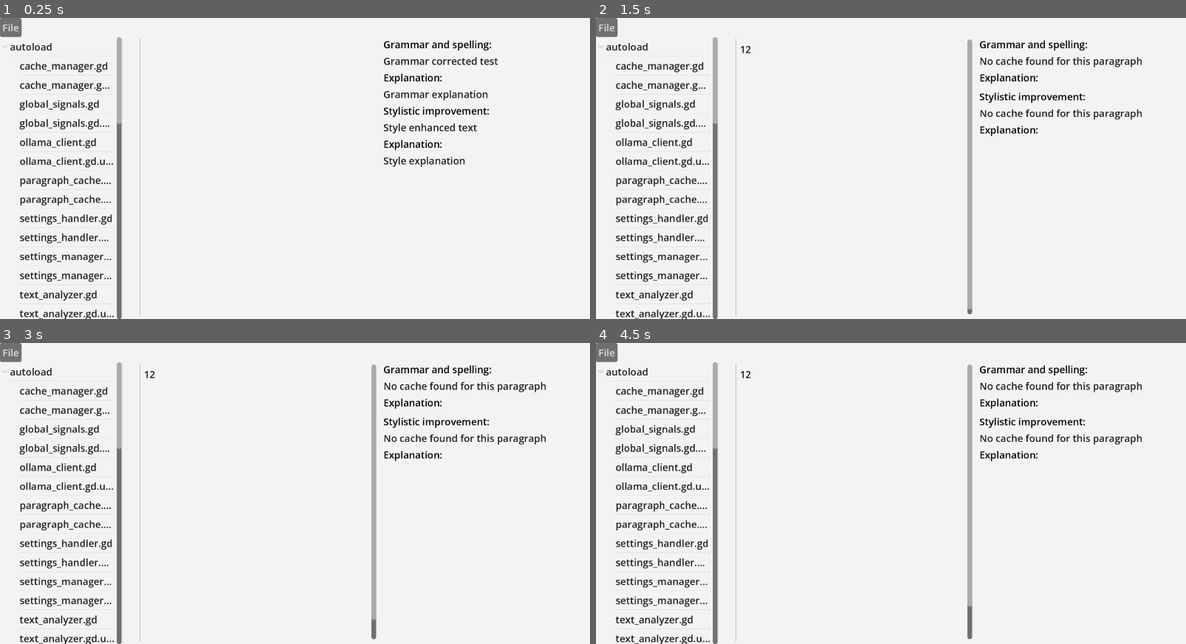
Above: before the commit, frames 1-4 (two rows, left to right).
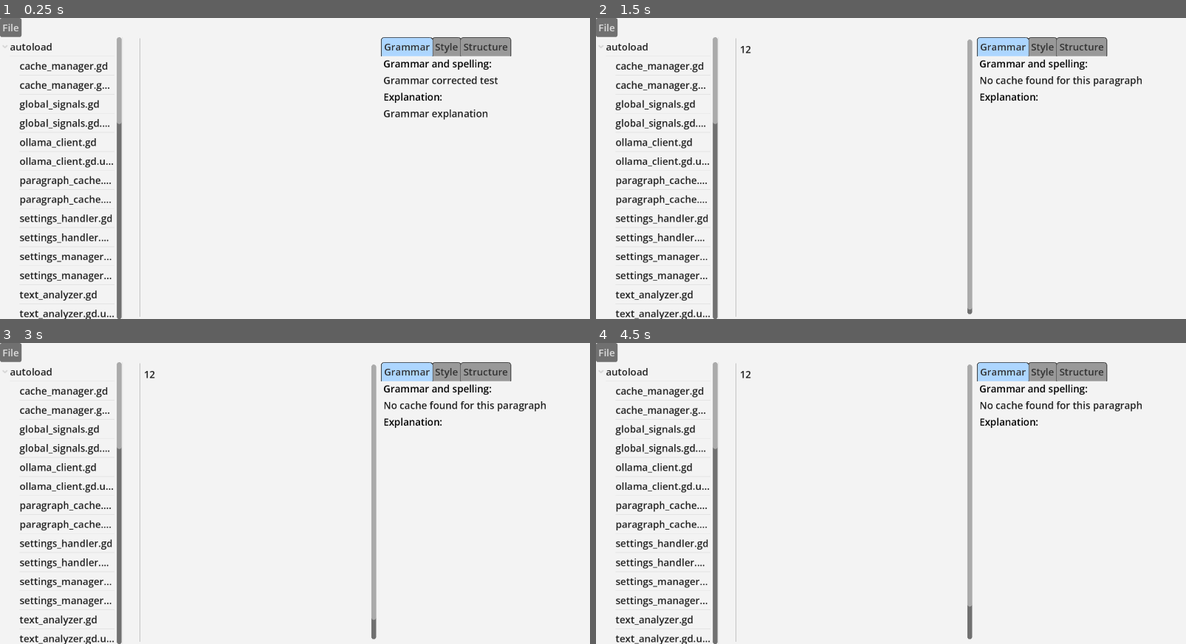
Above: after the commit, the same moments.

Repository: olafjanssen/snorfeld
Game: Godot game, scene res://scenes/editor.tscn
Same seed, same stepped clock (60 frames per second), same inputs: the game is played once before the commit and once after it.
Inputs (mouse positions are in pixels of both pictures, inside the frame that each line leads up to):
- Up to frame 1 (0.25 s): no input
- Up to frame 2 (1.5 s): click (855, 177) at 0.52 s; type "12" at 0.6 s; tap Enter at 1.25 s
- Up to frame 3 (3 s): tap Space at 2 s; tap Enter at 2.75 s
- Up to frame 4 (4.5 s): tap Space at 3.5 s; tap Enter at 4.25 s

The runs differ from the first frame. In frame 1, 3.2% of the frame differs, in the area x 64-87%, y 6-50%; in frame 2, 3.0%; in frame 3, 3.0%; in frame 4, 3.0%.

Commit message:
Add structural tips and tabbed container (looks fugly though)

Diff:
--- a/autoload/paragraph_cache.gd
+++ b/autoload/paragraph_cache.gd
@@ -32,6 +32,7 @@
 		# Only create if it doesn't exist
 		if not _file_exists(cache_file_path):
 			print("[ParagraphCache] Queuing paragraph (hash: %s, length: %d chars)" % [paragraph_hash, paragraph.length()])
+			# Pass file_content as full_chapter for structure analysis
 			_queue_task(cache_path, paragraph_hash, paragraph, file_content)
 			queued_count += 1
 		else:
@@ -126,6 +127,8 @@
 	var grammar_result = await TextAnalyzer.analyze_grammar(paragraph, context_before, context_after)
 	# Use TextAnalyzer to get stylistic improvements with context
 	var style_result = await TextAnalyzer.analyze_style(paragraph, context_before, context_after)
+	# Use TextAnalyzer to get structural suggestions with full chapter context
+	var structure_result = await TextAnalyzer.analyze_structure(paragraph, context_before, context_after, file_content)
 
 	# Write cache file with original, grouped analysis results
 	var file := FileAccess.open(path, FileAccess.WRITE)
@@ -142,6 +145,10 @@
 				"style": {
 					"enhanced": style_result.get("enhanced", paragraph),
 					"explanation": style_result.get("explanation", "")
+				},
+				"structure": {
+					"suggestion": structure_result.get("suggestion", ""),
+					"explanation": structure_result.get("explanation", "")
 				}
 			},
 			"llm_model": grammar_result.get("model", "unknown"),
--- a/autoload/text_analyzer.gd
+++ b/autoload/text_analyzer.gd
@@ -132,6 +132,68 @@
 	return " ".join(result_words)
 
 
+# Analyzes text for structural/plot/pacing enhancements
+func analyze_structure(paragraph: String, context_before: String = "", context_after: String = "", full_chapter: String = "") -> Dictionary:
+	print("[TextAnalyzer] Generating structure LLM response for paragraph...")
+	# Build context - use full chapter if available, otherwise use before/after
+	var context := ""
+	if full_chapter.length() > 0:
+		# Use full chapter as context, trimmed to reasonable size
+		context = "Full chapter context:\n%s...\n\n" % _get_words(full_chapter, 500)
+	elif context_before.length() > 0 or context_after.length() > 0:
+		# Fall back to before/after context
+		var before_words := _get_words(context_before, 200)
+		var after_words := _get_words(context_after, 200)
+		context = "Surrounding text context:\n%s... %s...\n\n" % [before_words, after_words]
+
+	# Call Ollama to get structural suggestions
+	var prompt := """
+You are a helpful writing assistant specializing in story structure. Analyze the following text and provide:
+1. A rewrite for this paragraph to improve plot, pacing, or structural flow
+2. A brief explanation of how this suggestion enhances the narrative
+
+%sText to analyze:
+%s
+
+Respond with a JSON object containing 'suggestion' and 'explanation' fields:
+{
+  "suggestion": "[structural suggestion]",
+  "explanation": "[brief explanation of the structural improvement]"
+}
+""" % [context, paragraph]
+
+	print("[TextAnalyzer] Sending structure prompt to Ollama (length: %d chars)" % prompt.length())
+	var options := {"temperature": SettingsManager.get_llm_temperature(), "max_tokens": SettingsManager.get_llm_max_tokens()}
+	var llm_response = await OllamaClient.generate_json(SettingsManager.get_llm_model(), prompt, options)
+	print("[TextAnalyzer] Received structure Ollama response")
+
+	var suggestion: String = ""
+	var explanation: String = ""
+	var model: String = SettingsManager.get_llm_model()
+
+	if llm_response.get("parsed_json", null) != null:
+		var parsed = llm_response["parsed_json"]
+		print("[TextAnalyzer] Parsed structure JSON type: %s" % typeof(parsed))
+		if parsed is Dictionary:
+			print("[TextAnalyzer] Parsed structure JSON: suggestion=%s, explanation=%s" % [parsed.get("suggestion", ""), parsed.get("explanation", "")])
+			if parsed.has("suggestion") and parsed["suggestion"] is String:
+				suggestion = parsed["suggestion"]
+			if parsed.has("explanation") and parsed["explanation"] is String:
+				explanation = parsed["explanation"]
+		else:
+			print("[TextAnalyzer] WARNING: Structure LLM returned non-Dictionary JSON: %s" % parsed)
+	else:
+		print("[TextAnalyzer] WARNING: Structure LLM response error or not JSON")
+		if llm_response.has("error"):
+			print("[TextAnalyzer] Structure LLM Error: %s" % llm_response["error"])
+
+	return {
+		"suggestion": suggestion,
+		"explanation": explanation,
+		"model": model
+	}
+
+
 # Backward compatible wrapper - analyzes text for grammar corrections
 func analyze_text(paragraph: String) -> Dictionary:
 	return await analyze_grammar(paragraph)
--- a/scenes/paragraph_check.gd
+++ b/scenes/paragraph_check.gd
@@ -1,9 +1,11 @@
 extends Control
 
-@onready var GrammarText: RichTextLabel = $ScrollContainer/VBoxContainer/GrammarText
-@onready var GrammarExplanation: RichTextLabel = $ScrollContainer/VBoxContainer/GrammarExplanation
-@onready var StyleText: RichTextLabel = $ScrollContainer/VBoxContainer/StyleText
-@onready var StyleExplanation: RichTextLabel = $ScrollContainer/VBoxContainer/StyleExplanation
+@onready var GrammarText: RichTextLabel = $TabContainer/Grammar/VBoxContainer/GrammarText
+@onready var GrammarExplanation: RichTextLabel = $TabContainer/Grammar/VBoxContainer/GrammarExplanation
+@onready var StyleText: RichTextLabel = $TabContainer/Style/VBoxContainer/StyleText
+@onready var StyleExplanation: RichTextLabel = $TabContainer/Style/VBoxContainer/StyleExplanation
+@onready var StructureText: RichTextLabel = $TabContainer/Structure/VBoxContainer/StructureText
+@onready var StructureExplanation: RichTextLabel = $TabContainer/Structure/VBoxContainer/StructureExplanation
 
 func _ready():
 	GlobalSignals.paragraph_selected.connect(_on_paragraph_selected)
@@ -24,17 +26,27 @@
 
 		var enhanced : String = cache_data.get("analyses",{}).get("style",{}).get("enhanced", "")
 
-		if original != corrected:
+		if original != enhanced:
 			var diff_utility: DiffUtility = DiffUtility.new()
 			StyleText.text = diff_utility.calculate_diff(original, enhanced)
-			#print(GrammarText.text)
 		else:
 			StyleText.text = "No stylistic suggestions."
 			StyleExplanation.text = ""
 		StyleExplanation.text = cache_data.get("analyses",{}).get("style",{}).get("explanation", "")
+
+		# Structural analysis
+		var suggestion : String = cache_data.get("analyses",{}).get("structure",{}).get("suggestion", "")
+		if suggestion.length() > 0:
+			StructureText.text = suggestion
+		else:
+			StructureText.text = "No structural suggestions."
+			StructureExplanation.text = ""
+		StructureExplanation.text = cache_data.get("analyses",{}).get("structure",{}).get("explanation", "")
 
 	else:
 		GrammarText.text = "No cache found for this paragraph"
 		GrammarExplanation.text = ""
 		StyleText.text = "No cache found for this paragraph"
 		StyleExplanation.text = ""
+		StructureText.text = "No cache found for this paragraph"
+		StructureExplanation.text = ""
--- a/scenes/paragraph_check.tscn
+++ b/scenes/paragraph_check.tscn
@@ -1,6 +1,7 @@
 [gd_scene format=3 uid="uid://bmpto71onui3w"]
 
 [ext_resource type="Script" uid="uid://dblbt20rwgkun" path="res://scenes/paragraph_check.gd" id="0"]
+[ext_resource type="Theme" uid="uid://o8gx2nmawf21" path="res://themes/light_theme.tres" id="2_bhh05"]
 
 [node name="ParagraphCheck" type="Control" unique_id=242299029]
 layout_mode = 3
@@ -11,53 +12,98 @@
 grow_vertical = 2
 script = ExtResource("0")
 
-[node name="ScrollContainer" type="ScrollContainer" parent="." unique_id=1483406397]
+[node name="TabContainer" type="TabContainer" parent="." unique_id=1091084477]
 layout_mode = 1
 anchors_preset = 15
 anchor_right = 1.0
 anchor_bottom = 1.0
 grow_horizontal = 2
 grow_vertical = 2
+theme = ExtResource("2_bhh05")
+current_tab = 0
 
-[node name="VBoxContainer" type="VBoxContainer" parent="ScrollContainer" unique_id=811769730]
+[node name="Grammar" type="ScrollContainer" parent="TabContainer" unique_id=1483406397]
+layout_mode = 2
+metadata/_tab_index = 0
+
+[node name="VBoxContainer" type="VBoxContainer" parent="TabContainer/Grammar" unique_id=811769730]
 layout_mode = 2
 size_flags_horizontal = 3
 size_flags_vertical = 3
 
-[node name="Label" type="Label" parent="ScrollContainer/VBoxContainer" unique_id=631995457]
+[node name="Label" type="Label" parent="TabContainer/Grammar/VBoxContainer" unique_id=631995457]
 layout_mode = 2
 text = "Grammar and spelling:"
 
-[node name="GrammarText" type="RichTextLabel" parent="ScrollContainer/VBoxContainer" unique_id=2071257063]
+[node name="GrammarText" type="RichTextLabel" parent="TabContainer/Grammar/VBoxContainer" unique_id=2071257063]
 layout_mode = 2
 bbcode_enabled = true
 text = "Grammar corrected test"
 fit_content = true
 
-[node name="Label2" type="Label" parent="ScrollContainer/VBoxContainer" unique_id=1053352535]
+[node name="Label2" type="Label" parent="TabContainer/Grammar/VBoxContainer" unique_id=1053352535]
 layout_mode = 2
 text = "Explanation:"
 
-[node name="GrammarExplanation" type="RichTextLabel" parent="ScrollContainer/VBoxContainer" unique_id=1415928413]
+[node name="GrammarExplanation" type="RichTextLabel" parent="TabContainer/Grammar/VBoxContainer" unique_id=1415928413]
 layout_mode = 2
 text = "Grammar explanation"
 fit_content = true
 
-[node name="Label3" type="Label" parent="ScrollContainer/VBoxContainer" unique_id=1276937670]
+[node name="Style" type="ScrollContainer" parent="TabContainer" unique_id=1376358239]
+visible = false
+layout_mode = 2
+metadata/_tab_index = 1
+
+[node name="VBoxContainer" type="VBoxContainer" parent="TabContainer/Style" unique_id=2043842199]
+layout_mode = 2
+size_flags_horizontal = 3
+size_flags_vertical = 3
+
+[node name="Label3" type="Label" parent="TabContainer/Style/VBoxContainer" unique_id=678994030]
 layout_mode = 2
 text = "Stylistic improvement:"
 
-[node name="StyleText" type="RichTextLabel" parent="ScrollContainer/VBoxContainer" unique_id=1612059421]
+[node name="StyleText" type="RichTextLabel" parent="TabContainer/Style/VBoxContainer" unique_id=135612734]
 layout_mode = 2
 bbcode_enabled = true
 text = "Style enhanced text"
 fit_content = true
 
-[node name="Label4" type="Label" parent="ScrollContainer/VBoxContainer" unique_id=52542134]
+[node name="Label4" type="Label" parent="TabContainer/Style/VBoxContainer" unique_id=1834282615]
 layout_mode = 2
 text = "Explanation:"
 
-[node name="StyleExplanation" type="RichTextLabel" parent="ScrollContainer/VBoxContainer" unique_id=673186146]
+[node name="StyleExplanation" type="RichTextLabel" parent="TabContainer/Style/VBoxContainer" unique_id=290072973]
 layout_mode = 2
 text = "Style explanation"
 fit_content = true
+
+[node name="Structure" type="ScrollContainer" parent="TabContainer" unique_id=161645132]
+visible = false
+layout_mode = 2
+metadata/_tab_index = 2
+
+[node name="VBoxContainer" type="VBoxContainer" parent="TabContainer/Structure" unique_id=221391888]
+layout_mode = 2
+size_flags_horizontal = 3
+size_flags_vertical = 3
+
+[node name="Label5" type="Label" parent="TabContainer/Structure/VBoxContainer" unique_id=800771274]
+layout_mode = 2
+text = "Structural suggestion:"
+
+[node name="StructureText" type="RichTextLabel" parent="TabContainer/Structure/VBoxContainer" unique_id=1061115880]
+layout_mode = 2
+bbcode_enabled = true
+text = "Structure suggestion text"
+fit_content = true
+
+[node name="Label6" type="Label" parent="TabContainer/Structure/VBoxContainer" unique_id=1531681234]
+layout_mode = 2
+text = "Explanation:"
+
+[node name="StructureExplanation" type="RichTextLabel" parent="TabContainer/Structure/VBoxContainer" unique_id=597761736]
+layout_mode = 2
+text = "Structure explanation"
+fit_content = true
--- a/themes/light_theme.tres
+++ b/themes/light_theme.tres
@@ -7,6 +7,39 @@
 
 [sub_resource type="StyleBoxFlat" id="StyleBoxFlat_clh54"]
 bg_color = Color(1, 1, 0.9411765, 1)
+
+[sub_resource type="StyleBoxEmpty" id="StyleBoxEmpty_k48q0"]
+
+[sub_resource type="StyleBoxFlat" id="StyleBoxFlat_t7qon"]
+border_width_left = 1
+border_width_top = 1
+border_width_right = 1
+border_color = Color(0.19215687, 0.19215687, 0.19215687, 1)
+corner_radius_top_left = 5
+corner_radius_top_right = 5
+expand_margin_left = 4.0
+expand_margin_right = 4.0
+
+[sub_resource type="StyleBoxFlat" id="StyleBoxFlat_xu2q4"]
+bg_color = Color(0.6784314, 0.8392157, 1, 1)
+border_width_left = 1
+border_width_top = 1
+border_width_right = 1
+border_color = Color(0.19215687, 0.19215687, 0.19215687, 1)
+corner_radius_top_left = 5
+corner_radius_top_right = 5
+expand_margin_left = 4.0
+expand_margin_right = 4.0
+
+[sub_resource type="StyleBoxFlat" id="StyleBoxFlat_x03xt"]
+border_width_left = 1
+border_width_top = 1
+border_width_right = 1
+border_color = Color(0.19215687, 0.19215687, 0.19215687, 1)
+corner_radius_top_left = 5
+corner_radius_top_right = 5
+expand_margin_left = 4.0
+expand_margin_right = 4.0
 
 [sub_resource type="StyleBoxFlat" id="StyleBoxFlat_b2586"]
 bg_color = Color(0.9098039, 0.9098039, 0.9098039, 1)
@@ -37,6 +70,14 @@
 RichTextLabel/font_sizes/h5_font_size = 22
 RichTextLabel/font_sizes/h6_font_size = 22
 RichTextLabel/styles/background = SubResource("StyleBoxFlat_clh54")
+TabContainer/colors/font_selected_color = Color(0.19215687, 0.19215687, 0.19215687, 1)
+TabContainer/colors/font_unselected_color = Color(0.19215687, 0.19215687, 0.19215687, 1)
+TabContainer/constants/side_margin = 0
+TabContainer/constants/tab_separation = 6
+TabContainer/styles/panel = SubResource("StyleBoxEmpty_k48q0")
+TabContainer/styles/tab_hovered = SubResource("StyleBoxFlat_t7qon")
+TabContainer/styles/tab_selected = SubResource("StyleBoxFlat_xu2q4")
+TabContainer/styles/tab_unselected = SubResource("StyleBoxFlat_x03xt")
 Tree/colors/font_color = Color(0.11764706, 0.11764706, 0.11764706, 1)
 Tree/colors/font_hovered_color = Color(0, 0.47058824, 0.83137256, 1)
 Tree/colors/font_hovered_selected_color = Color(0, 0.47058824, 0.83137256, 1)
